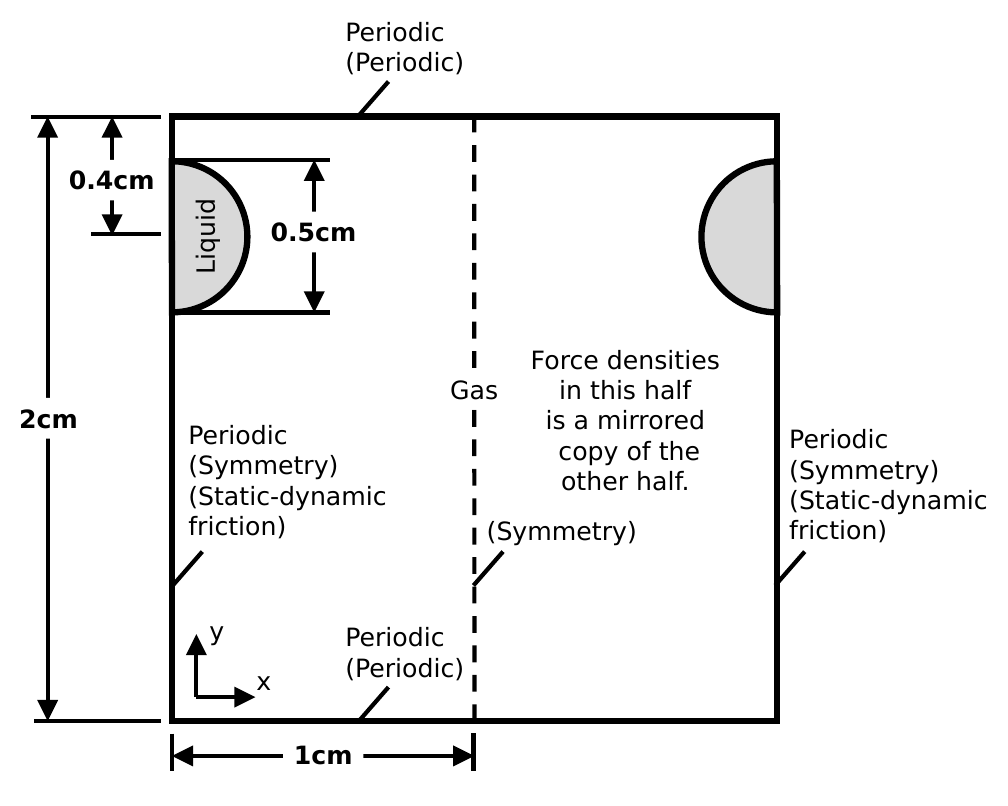
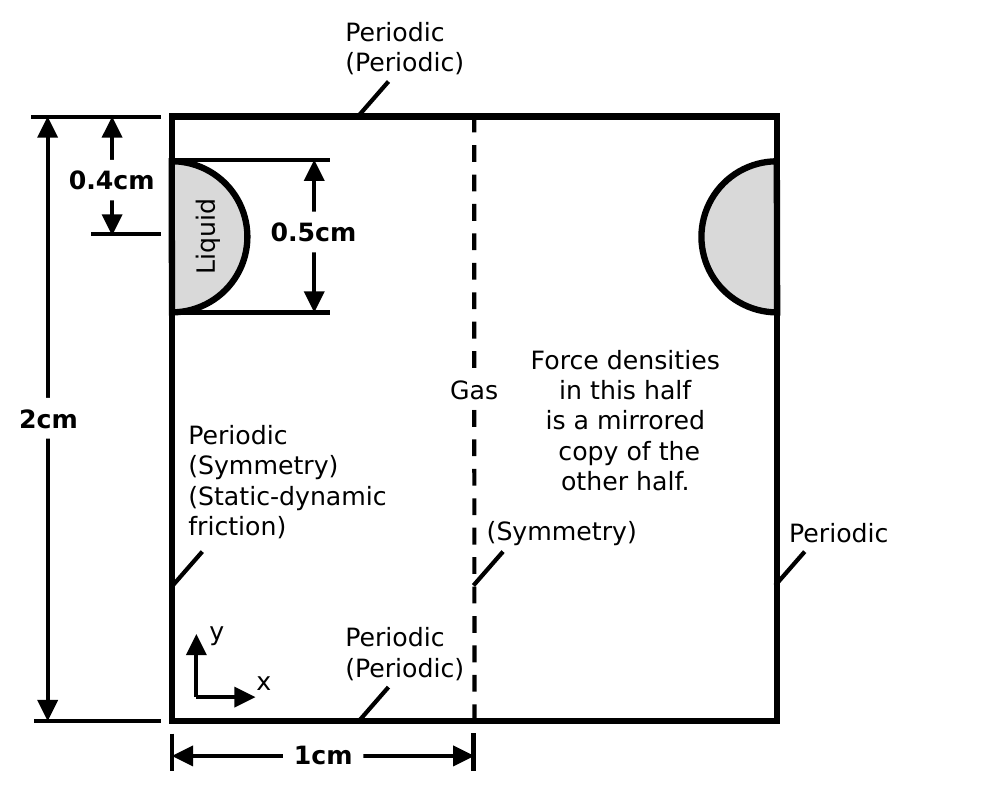
Before and after one commit to Daniel-Chin/droplet, a slide deck: slide 2 of JFM/figs/domain_schematics/domain.pptx. Drawn at 1008x806 pixels with LibreOffice and Linux fonts; fonts in the diff are those of the drawing. Boxes give left, top, right and bottom in pixels: in the first picture for what was removed or moved away, otherwise in the second. Text is boxed around its words. In the diff, an @@ line names an element or a change of style, - is before the commit and + after.

```diff
--- a/JFM/figs/domain_schematics/domain.pptx
+++ b/JFM/figs/domain_schematics/domain.pptx
@@ text at [789,460,988,543]: paragraph removed @@
-(Symmetry)
-(Static-dynamic
-friction)
@@ text "Periodic": place and size @@
-text "Periodic" at [789,429,988,543]
+text "Periodic" at [789,523,888,543]
```
Also in this commit, not shown: 1 other slide changed, 1 other file.
